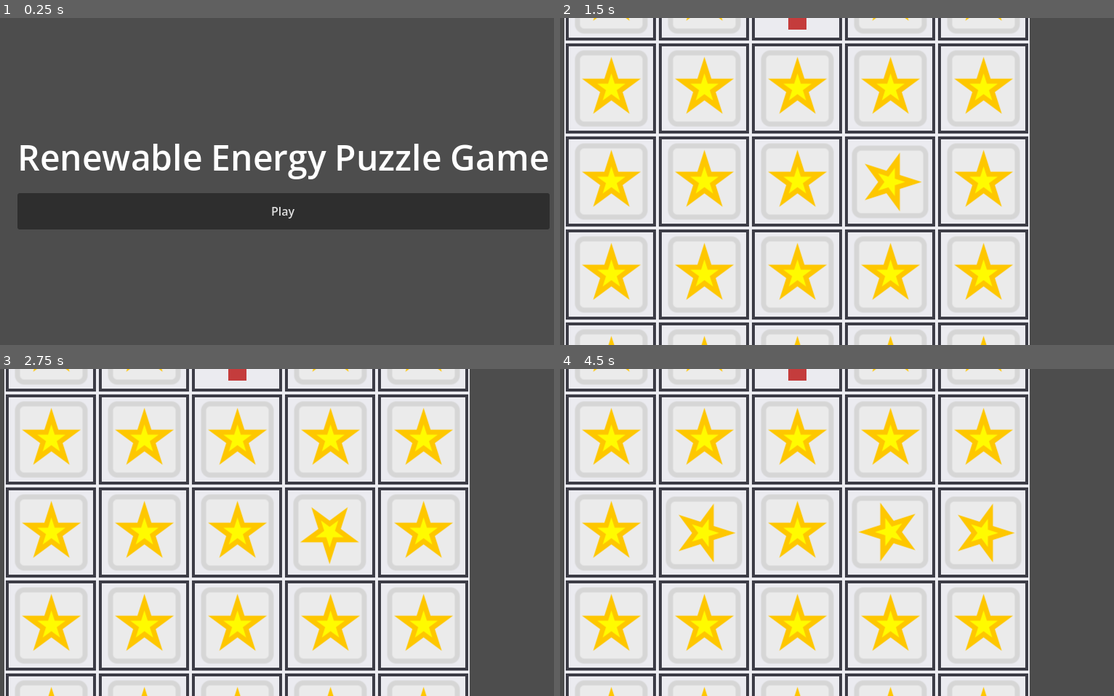
Above: before the commit, frames 1-4 (two rows, left to right).
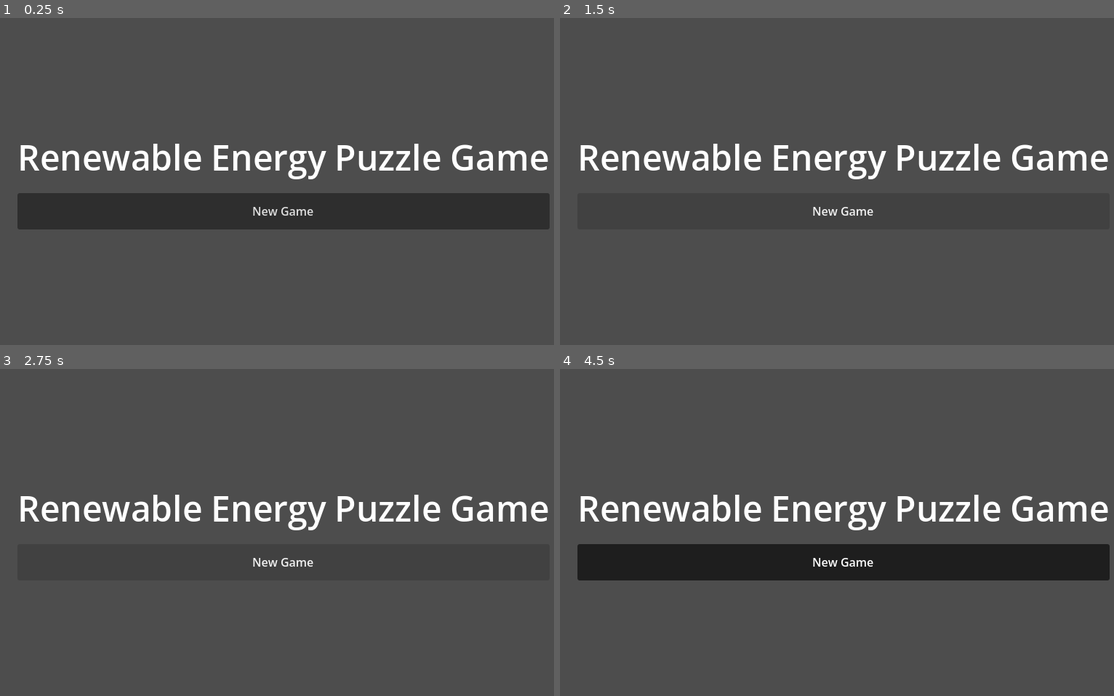
Above: after the commit, the same moments.

Repository: gitmikegonz684/renewable_energy_puzzle_game
Game: Godot game, scene res://scenes/title_screen.tscn
Same seed, same stepped clock (60 frames per second), same inputs: the game is played once before the commit and once after it.
Inputs (mouse positions are in pixels of both pictures, inside the frame that each line leads up to):
- Up to frame 1 (0.25 s): no input
- Up to frame 2 (1.5 s): click (842, 210) at 0.5 s, where only the run before the commit has a clickable "Play"; click (842, 210) at 1.25 s, where only the run after the commit has a clickable "New Game"
- Up to frame 3 (2.75 s): click (282, 561) at 2 s, where only the run after the commit has a clickable "New Game"
- Up to frame 4 (4.5 s): click (842, 561) at 2.75 s, where only the run after the commit has a clickable "New Game"; tap Enter at 3.5 s; move the mouse to (969, 516) at 3.52 s; click (969, 516) at 3.67 s; tap Space at 4.25 s; move the mouse to (726, 548) at 4.27 s; click (726, 548) at 4.42 s

The runs differ from the first frame. In frame 1, 0.2% of the frame differs, in the area x 45-57%, y 57-62%; in frame 2, 73%; in frame 3, 73%; in frame 4, 75%, in the area x 0-100%, y 0-100%.

Commit message:
placeholder gameplay background animation

Diff:
--- /dev/null
+++ b/assets/art/main_background_1.tres
@@ -0,0 +1,6 @@
+[gd_resource type="StyleBoxTexture" format=3 uid="uid://ditdwfd1oynqh"]
+
+[ext_resource type="Texture2D" uid="uid://cuisxvdkwmxbk" path="res://assets/art/PXL_20240704_200316894~2.png" id="1_f86og"]
+
+[resource]
+texture = ExtResource("1_f86og")
--- /dev/null
+++ b/assets/art/main_background_2.tres
@@ -0,0 +1,6 @@
+[gd_resource type="StyleBoxTexture" format=3 uid="uid://hfymkx6hpig2"]
+
+[ext_resource type="Texture2D" uid="uid://biou7l6sr3hcp" path="res://assets/art/PXL_20240704_200316894~2 6.png" id="1_p88do"]
+
+[resource]
+texture = ExtResource("1_p88do")
--- /dev/null
+++ b/assets/art/main_background_3.tres
@@ -0,0 +1,6 @@
+[gd_resource type="StyleBoxTexture" format=3 uid="uid://dj7yhy3sya8rw"]
+
+[ext_resource type="Texture2D" uid="uid://cn37wd30yhii1" path="res://assets/art/PXL_20240704_200316894~2 5.png" id="1_l5r71"]
+
+[resource]
+texture = ExtResource("1_l5r71")
--- /dev/null
+++ b/assets/art/main_background_4.tres
@@ -0,0 +1,6 @@
+[gd_resource type="StyleBoxTexture" format=3 uid="uid://bwcy38drltfha"]
+
+[ext_resource type="Texture2D" uid="uid://cia2d6fg4knq" path="res://assets/art/PXL_20240704_200316894~2 3.png" id="1_iw1pe"]
+
+[resource]
+texture = ExtResource("1_iw1pe")
--- a/scenes/game.tscn
+++ b/scenes/game.tscn
@@ -3,6 +3,48 @@
 [ext_resource type="Script" uid="uid://dwu4y1w8wnjl3" path="res://scripts/game.gd" id="1"]
 [ext_resource type="Resource" uid="uid://coq5d4epm4jot" path="res://data/levels/level_1.tres" id="2_lnu2h"]
 [ext_resource type="TileSet" uid="uid://dfo2jq8uml1xv" path="res://scripts/resources/primary_tileset.tres" id="2_yqjtg"]
+[ext_resource type="StyleBox" uid="uid://ditdwfd1oynqh" path="res://assets/art/main_background_1.tres" id="4_u5sy4"]
+[ext_resource type="StyleBox" uid="uid://hfymkx6hpig2" path="res://assets/art/main_background_2.tres" id="5_gee14"]
+[ext_resource type="StyleBox" uid="uid://dj7yhy3sya8rw" path="res://assets/art/main_background_3.tres" id="6_0tnpc"]
+[ext_resource type="StyleBox" uid="uid://bwcy38drltfha" path="res://assets/art/main_background_4.tres" id="7_vtaks"]
+
+[sub_resource type="Animation" id="Animation_kvpfn"]
+length = 0.001
+tracks/0/type = "value"
+tracks/0/imported = false
+tracks/0/enabled = true
+tracks/0/path = NodePath(".:theme_override_styles/panel")
+tracks/0/interp = 1
+tracks/0/loop_wrap = true
+tracks/0/keys = {
+"times": PackedFloat32Array(0),
+"transitions": PackedFloat32Array(1),
+"update": 1,
+"values": [null]
+}
+
+[sub_resource type="Animation" id="Animation_dinhu"]
+resource_name = "main_background"
+length = 0.8
+loop_mode = 1
+tracks/0/type = "value"
+tracks/0/imported = false
+tracks/0/enabled = true
+tracks/0/path = NodePath(".:theme_override_styles/panel")
+tracks/0/interp = 1
+tracks/0/loop_wrap = true
+tracks/0/keys = {
+"times": PackedFloat32Array(0.2, 0.4, 0.6, 0.8),
+"transitions": PackedFloat32Array(1, 1, 1, 1),
+"update": 1,
+"values": [ExtResource("4_u5sy4"), ExtResource("5_gee14"), ExtResource("6_0tnpc"), ExtResource("7_vtaks")]
+}
+
+[sub_resource type="AnimationLibrary" id="AnimationLibrary_kvuet"]
+_data = {
+&"RESET": SubResource("Animation_kvpfn"),
+&"main_background": SubResource("Animation_dinhu")
+}
 
 [node name="Game" type="Control" unique_id=49015350 node_paths=PackedStringArray("tile_map_layer", "level_label", "art_display", "grid_area", "sub_viewport")]
 layout_mode = 3
@@ -12,14 +54,14 @@
 grow_horizontal = 2
 grow_vertical = 2
 script = ExtResource("1")
-tile_map_layer = NodePath("MainHBox/LeftContainer/GridArea/SubViewport/TileMapLayer")
-level_label = NodePath("MainHBox/RightContainer/LevelLabel")
-art_display = NodePath("MainHBox/RightContainer/ArtDisplay")
-grid_area = NodePath("MainHBox/LeftContainer/GridArea")
-sub_viewport = NodePath("MainHBox/LeftContainer/GridArea/SubViewport")
+tile_map_layer = NodePath("GameplayScreen/MainHBox/LeftContainer/GridArea/SubViewport/TileMapLayer")
+level_label = NodePath("GameplayScreen/MainHBox/RightContainer/LevelLabel")
+art_display = NodePath("GameplayScreen/MainHBox/RightContainer/ArtDisplay")
+grid_area = NodePath("GameplayScreen/MainHBox/LeftContainer/GridArea")
+sub_viewport = NodePath("GameplayScreen/MainHBox/LeftContainer/GridArea/SubViewport")
 level_data = ExtResource("2_lnu2h")
 
-[node name="MainHBox" type="HBoxContainer" parent="." unique_id=1460107036]
+[node name="GameplayScreen" type="PanelContainer" parent="." unique_id=900207284]
 layout_mode = 1
 anchors_preset = 15
 anchor_right = 1.0
@@ -27,37 +69,49 @@
 grow_horizontal = 2
 grow_vertical = 2
 
-[node name="LeftContainer" type="CenterContainer" parent="MainHBox" unique_id=1097377132]
+[node name="MainHBox" type="HBoxContainer" parent="GameplayScreen" unique_id=1460107036]
+layout_mode = 2
+
+[node name="LeftContainer" type="CenterContainer" parent="GameplayScreen/MainHBox" unique_id=1097377132]
 layout_mode = 2
 size_flags_horizontal = 3
 size_flags_stretch_ratio = 2.0
 
-[node name="GridArea" type="SubViewportContainer" parent="MainHBox/LeftContainer" unique_id=1166985069]
+[node name="GridArea" type="SubViewportContainer" parent="GameplayScreen/MainHBox/LeftContainer" unique_id=1166985069]
 layout_mode = 2
 
-[node name="SubViewport" type="SubViewport" parent="MainHBox/LeftContainer/GridArea" unique_id=890970091]
+[node name="SubViewport" type="SubViewport" parent="GameplayScreen/MainHBox/LeftContainer/GridArea" unique_id=890970091]
 transparent_bg = true
-size = Vector2i(732, 732)
+handle_input_locally = false
+size = Vector2i(2, 2)
+render_target_update_mode = 4
 
-[node name="TileMapLayer" type="TileMapLayer" parent="MainHBox/LeftContainer/GridArea/SubViewport" unique_id=1922785845]
+[node name="TileMapLayer" type="TileMapLayer" parent="GameplayScreen/MainHBox/LeftContainer/GridArea/SubViewport" unique_id=1922785845]
 tile_set = ExtResource("2_yqjtg")
 
-[node name="RightContainer" type="VBoxContainer" parent="MainHBox" unique_id=927769154]
+[node name="RightContainer" type="VBoxContainer" parent="GameplayScreen/MainHBox" unique_id=927769154]
 layout_mode = 2
 size_flags_horizontal = 3
 theme_override_constants/separation = 12
 
-[node name="LevelLabel" type="Label" parent="MainHBox/RightContainer" unique_id=2026284186]
+[node name="LevelLabel" type="Label" parent="GameplayScreen/MainHBox/RightContainer" unique_id=2026284186]
 layout_mode = 2
 
-[node name="ArtDisplay" type="TextureRect" parent="MainHBox/RightContainer" unique_id=213942154]
+[node name="ArtDisplay" type="TextureRect" parent="GameplayScreen/MainHBox/RightContainer" unique_id=213942154]
 layout_mode = 2
 size_flags_vertical = 3
 stretch_mode = 5
 
-[node name="BackButton" type="Button" parent="MainHBox/RightContainer" unique_id=796452799]
+[node name="BackButton" type="Button" parent="GameplayScreen/MainHBox/RightContainer" unique_id=796452799]
 custom_minimum_size = Vector2(0, 44)
 layout_mode = 2
 text = "Main Menu"
 
-[connection signal="pressed" from="MainHBox/RightContainer/BackButton" to="." method="_on_back_button_pressed"]
+[node name="AnimationPlayer" type="AnimationPlayer" parent="GameplayScreen" unique_id=1280332583]
+libraries/ = SubResource("AnimationLibrary_kvuet")
+autoplay = &"main_background"
+
+[node name="TextureRect" type="TextureRect" parent="GameplayScreen" unique_id=429710223]
+layout_mode = 2
+
+[connection signal="pressed" from="GameplayScreen/MainHBox/RightContainer/BackButton" to="." method="_on_back_button_pressed"]
--- a/scenes/title_screen.tscn
+++ b/scenes/title_screen.tscn
@@ -10,3 +10,28 @@
 grow_horizontal = 2
 grow_vertical = 2
 script = ExtResource("1")
+
+[node name="CenterContainer" type="CenterContainer" parent="." unique_id=46839561]
+layout_mode = 1
+anchors_preset = 15
+anchor_right = 1.0
+anchor_bottom = 1.0
+grow_horizontal = 2
+grow_vertical = 2
+
+[node name="VBoxContainer" type="VBoxContainer" parent="CenterContainer" unique_id=313603135]
+layout_mode = 2
+theme_override_constants/separation = 16
+
+[node name="TitleLabel" type="Label" parent="CenterContainer/VBoxContainer" unique_id=779070253]
+layout_mode = 2
+theme_override_font_sizes/font_size = 48
+text = "Renewable Energy Puzzle Game"
+horizontal_alignment = 1
+
+[node name="PlayButton" type="Button" parent="CenterContainer/VBoxContainer" unique_id=1823036056]
+custom_minimum_size = Vector2(220, 50)
+layout_mode = 2
+text = "New Game"
+
+[connection signal="pressed" from="CenterContainer/VBoxContainer/PlayButton" to="." method="_on_play_button_pressed"]
--- a/scripts/title_screen.gd
+++ b/scripts/title_screen.gd
@@ -1,32 +1,7 @@
 extends Control
-
-func _ready() -> void:
-	set_anchors_and_offsets_preset(Control.PRESET_FULL_RECT)
-
-	var center := CenterContainer.new()
-	center.set_anchors_and_offsets_preset(Control.PRESET_FULL_RECT)
-	add_child(center)
-
-	var vbox := VBoxContainer.new()
-	vbox.add_theme_constant_override("separation", 16)
-	center.add_child(vbox)
-
-	var title_label := Label.new()
-	title_label.text = "Renewable Energy Puzzle Game"
-	title_label.add_theme_font_size_override("font_size", 48)
-	title_label.horizontal_alignment = HORIZONTAL_ALIGNMENT_CENTER
-	vbox.add_child(title_label)
-
-	var play_button := Button.new()
-	play_button.text = "Play"
-	play_button.custom_minimum_size = Vector2(220, 50)
-	play_button.pressed.connect(_on_play_pressed)
-	vbox.add_child(play_button)
-
-
-func _on_play_pressed() -> void:
-	GameManager.new_game()
-
 
 func _on_settings_pressed() -> void:
 	GameManager.go_to_settings()
+
+func _on_play_button_pressed() -> void:
+	GameManager.new_game()
